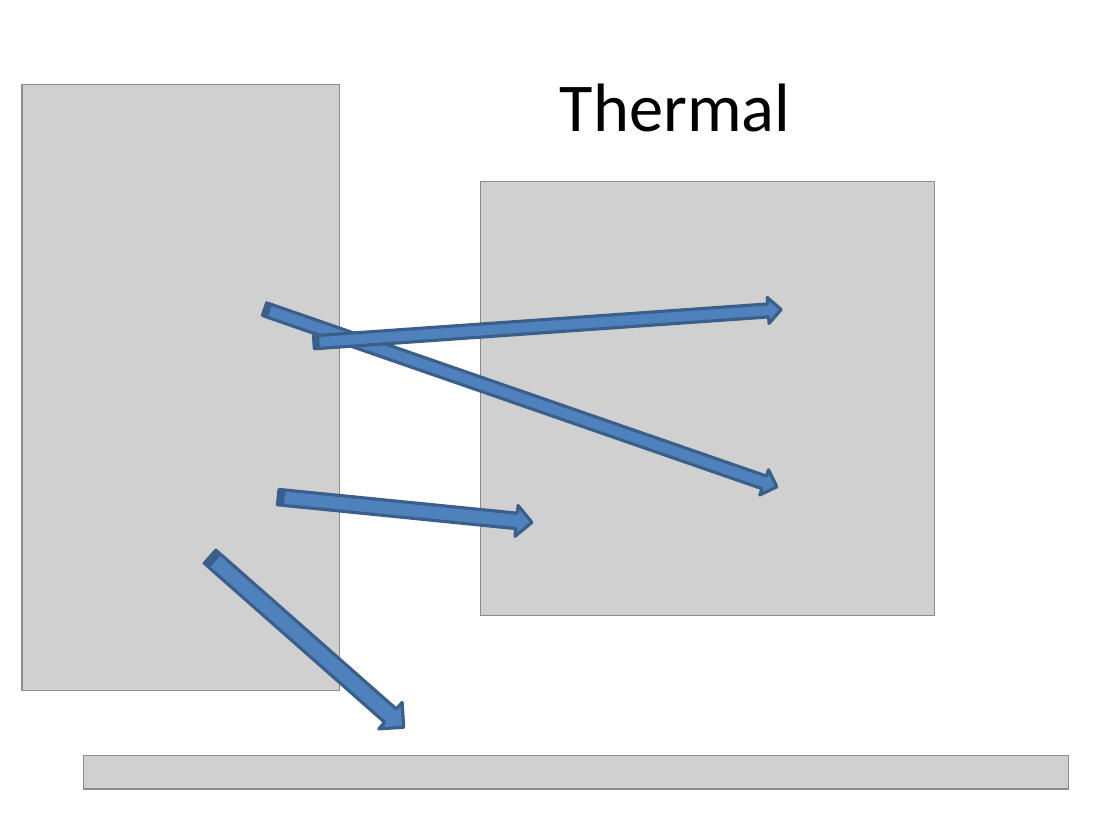
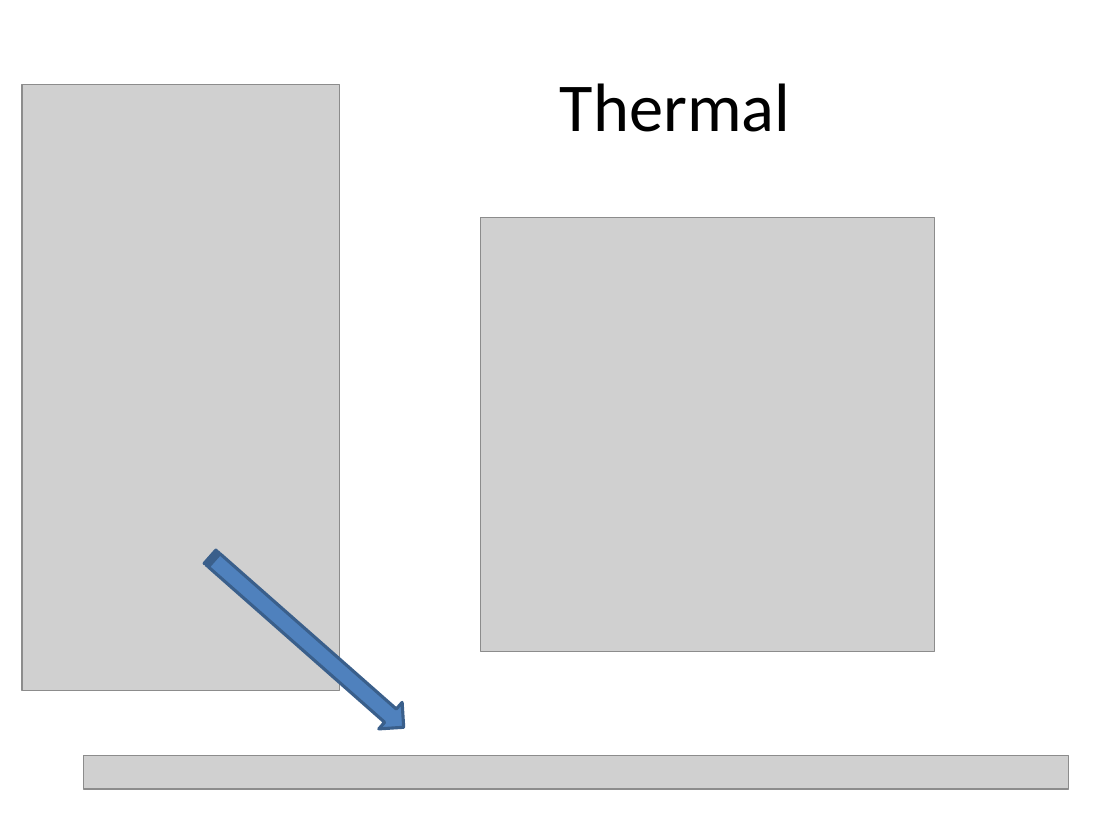
Before and after one commit to MarekMatejak/Physiolibrary, a slide deck: slide 18 of Physiolibrary/Resources/Documentation/Physiolibrary v2.1.pptx (slide 13 before the commit). Drawn at 1120x840 pixels with LibreOffice and Linux fonts; fonts in the diff are those of the drawing; grey boxes stand for pictures. Boxes give left, top, right and bottom in pixels: in the first picture for what was removed or moved away, otherwise in the second. Text is boxed around its words. In the diff, an @@ line names an element or a change of style, - is before the commit and + after.

```diff
--- a/Physiolibrary/Resources/Documentation/Physiolibrary v2.1.pptx
+++ b/Physiolibrary/Resources/Documentation/Physiolibrary v2.1.pptx
@@ picture: place and size @@
-picture at (480,181,934,616)
+picture at (480,217,934,652)
@@ striped right arrow removed at (260,296,781,499) @@
@@ striped right arrow removed at (313,296,782,355) @@
@@ striped right arrow removed at (277,481,534,538) @@
```
Also in this commit, not shown: 4 other slides changed, 5 slides added, 1 slide removed, 8 other files.
